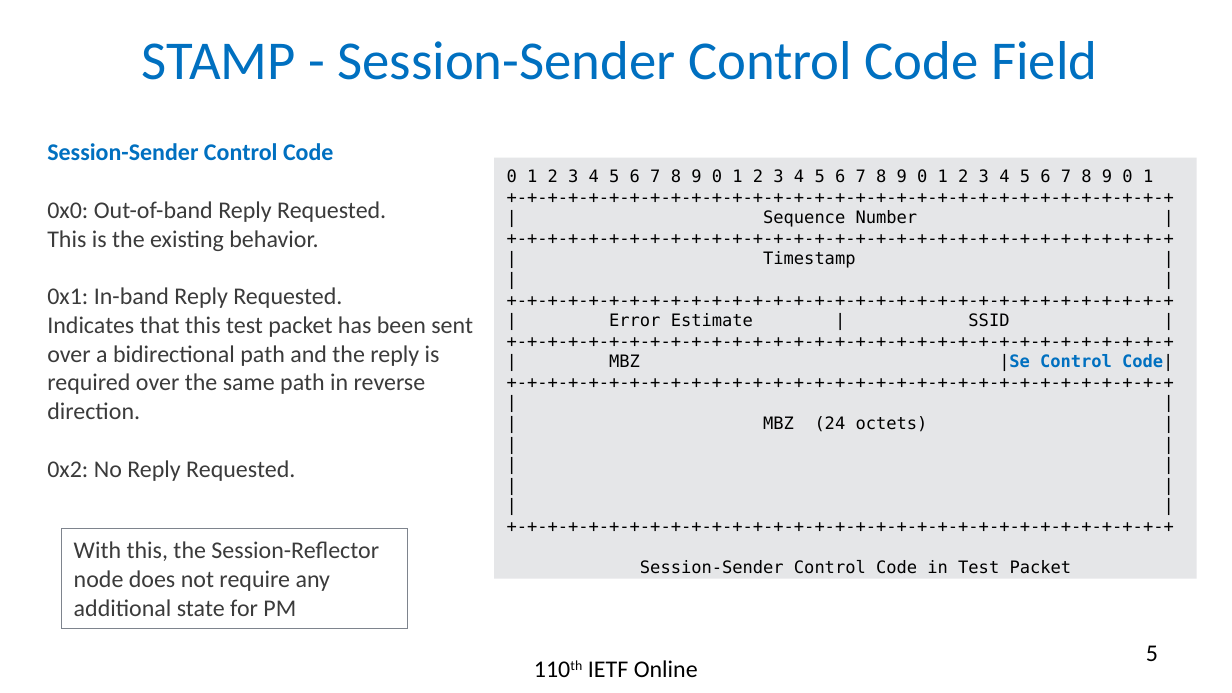
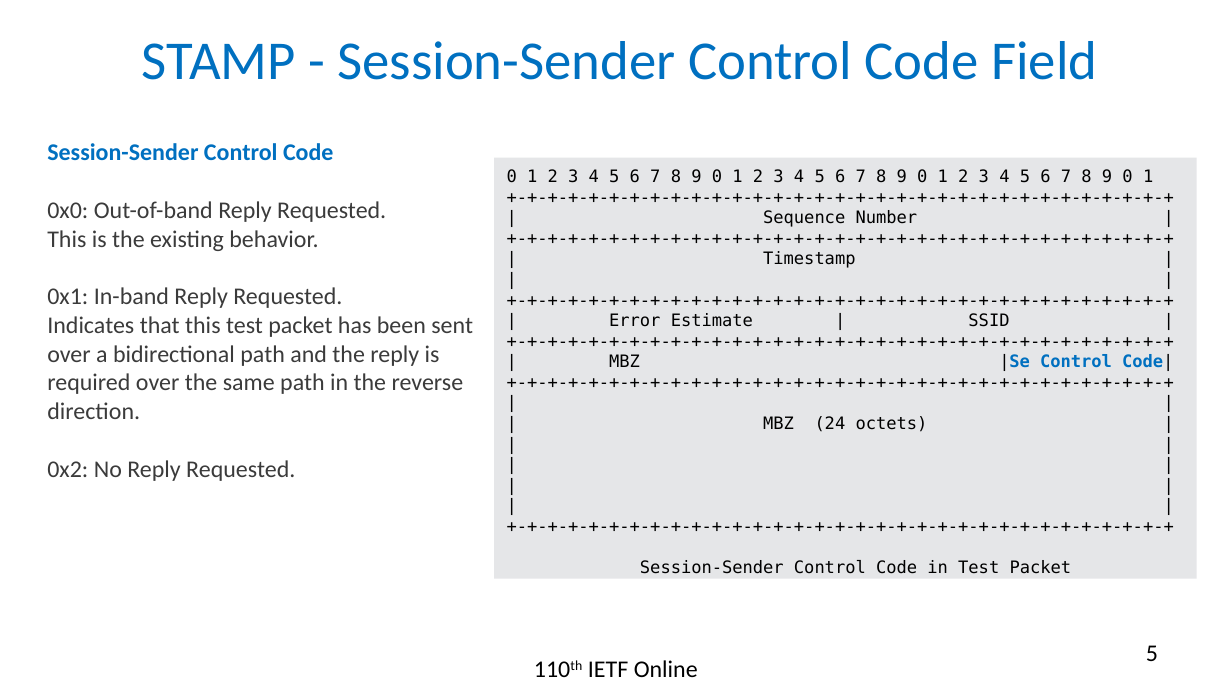
Before and after one commit to rakgandhi/ietf-slides, a slide deck: slide 5 of draft-gandhi-ippm-stamp-srpm-01.pptx. Drawn at 1232x693 pixels with LibreOffice and Linux fonts; fonts in the diff are those of the drawing. Boxes give left, top, right and bottom in pixels: in the first picture for what was removed or moved away, otherwise in the second. Text is boxed around its words. In the diff, an @@ line names an element or a change of style, - is before the commit and + after.

```diff
--- a/draft-gandhi-ippm-stamp-srpm-01.pptx
+++ b/draft-gandhi-ippm-stamp-srpm-01.pptx
@@ text at [47, 316, 473, 419]: text changed @@
-Indicates that this test packet has been sent over a bidirectional path and the reply is required over the same path in reverse direction.
+Indicates that this test packet has been sent over a bidirectional path and the reply is required over the same path in the reverse direction.
@@ rectangle removed at [62, 529, 408, 628] @@
-With this, the Session-Reflector node does not require any additional state for PM
```
Also in this commit, not shown: 1 other slide changed, 3 other files.
